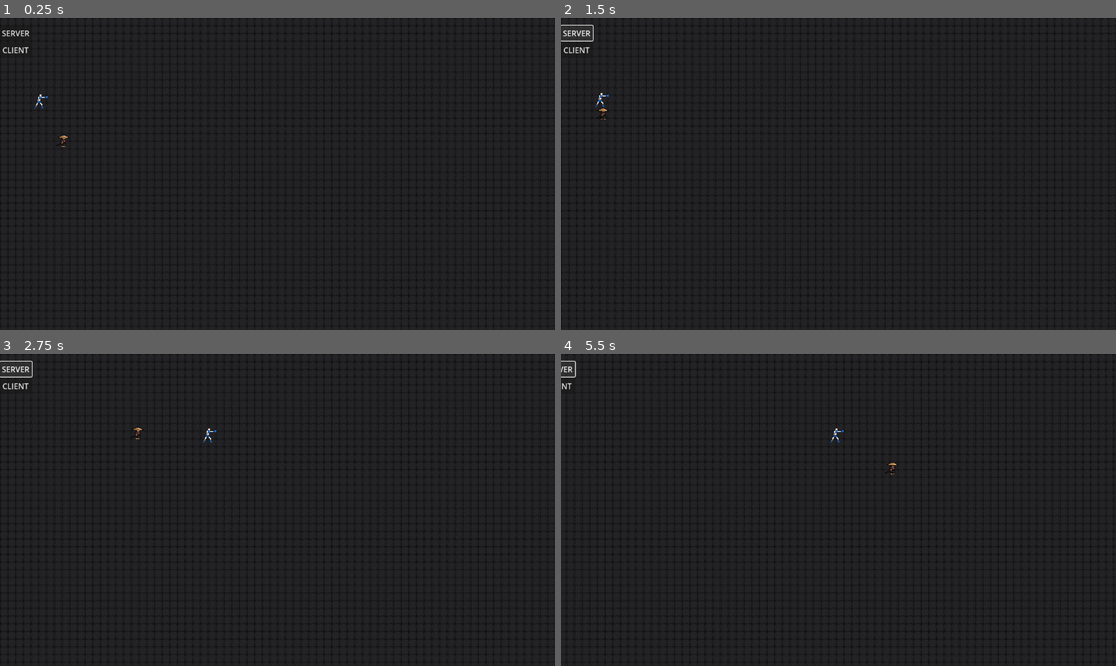
Above: before the commit, frames 1-4 (two rows, left to right).
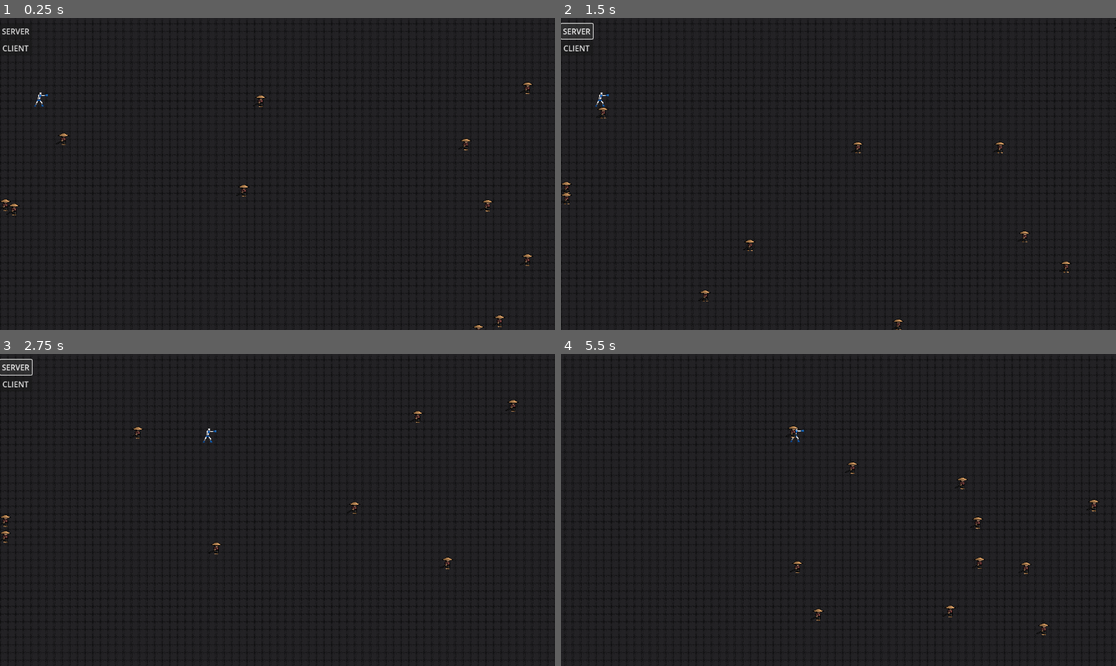
Above: after the commit, the same moments.

Repository: ARITRA69/call-of-responsibility
Game: Godot game, scene res://scenes/game.tscn
Two runs of this game, one before a commit and one after it. Both use one fixed random seed, a clock stepped at 60 frames per second and the inputs below.
Inputs:
- Up to frame 1 (0.25 s): no input
- Up to frame 2 (1.5 s): click "CLIENT" at 0.5 s; click "SERVER" at 1.25 s
- Up to frame 3 (2.75 s): hold D (move_right) from 2.03 s (still down)
- Up to frame 4 (5.5 s): release D (move_right) at 2.78 s; hold S (move_down) 2.78-3.53 s; hold D (move_right) 3.53-4.28 s; hold W (move_up) 4.28-5.03 s; hold A (move_left) from 5.03 s (still down)

The runs differ from the first frame. In frame 1, 0.5% of the frame differs, in the area x 0-96%, y 3-100%; in frame 2, 0.5%, in the area x 0-100%, y 0-100%; in frame 3, 0.4%; in frame 4, 0.5%.

Commit message:
feat: add feature to follow , die and limit number of npc to follwo the player

Diff:
--- a/project.godot
+++ b/project.godot
@@ -18,10 +18,15 @@
 [autoload]
 
 NetworkHandler="*res://scripts/network_handler.gd"
+GlobalStateManager="*res://scripts/global_state_manager.gd"
 
 [dotnet]
 
 project/assembly_name="call-of-responsibility"
+
+[editor]
+
+version_control/autoload_on_startup=true
 
 [input]
 
--- a/scenes/game.tscn
+++ b/scenes/game.tscn
@@ -1,8 +1,10 @@
-[gd_scene load_steps=12 format=4 uid="uid://j12y3hqbxqt2"]
+[gd_scene load_steps=14 format=4 uid="uid://j12y3hqbxqt2"]
 
 [ext_resource type="Texture2D" uid="uid://0gnttb6i1nqf" path="res://assets/Floor tiles-Sheet.png" id="1_lbhrr"]
+[ext_resource type="Script" uid="uid://7vg7o07k68b5" path="res://scripts/game.gd" id="1_p57ef"]
 [ext_resource type="PackedScene" uid="uid://dk6n8hpcq8wfb" path="res://scenes/multiplayer_ui.tscn" id="1_yqjtg"]
 [ext_resource type="Script" uid="uid://cbo1p6rt07pww" path="res://scripts/multiplayer_spawner.gd" id="2_lnu2h"]
+[ext_resource type="Script" uid="uid://u8pp8mij7c5e" path="res://scripts/global_state_manager.gd" id="2_u5sy4"]
 [ext_resource type="PackedScene" uid="uid://deqaycnjepao1" path="res://scenes/player.tscn" id="3_lnu2h"]
 [ext_resource type="PackedScene" uid="uid://bxne8pbflgujx" path="res://scenes/npc.tscn" id="5_iywne"]
 
@@ -39,6 +41,10 @@
 b = Vector2(0, 0)
 
 [node name="Game" type="Node2D"]
+script = ExtResource("1_p57ef")
+
+[node name="GlobalStateManager" type="Node" parent="."]
+script = ExtResource("2_u5sy4")
 
 [node name="TileMapLayer" type="TileMapLayer" parent="."]
 tile_map_data = PackedByteArray("AAAAAAAAAAAAAAAAAAAAAAEAAAAAAAAAAAAAAAIAAAAAAAAAAAAAAAMAAAAAAAAAAAAAAAQAAAAAAAAAAAAAAA …(87280 unchanged characters)…
@@ -56,10 +62,18 @@
 position = Vector2(88, 146)
 motion_mode = 1
 
+[node name="Camera2D2" type="Camera2D" parent="Player"]
+limit_left = 0
+limit_top = -12
+limit_right = 1464
+limit_bottom = 956
+position_smoothing_enabled = true
+
 [node name="NPC" parent="." instance=ExtResource("5_iywne")]
 position = Vector2(181, 208)
 
 [node name="StaticBody2D" type="StaticBody2D" parent="."]
+collision_layer = 3
 
 [node name="RightWall" type="CollisionShape2D" parent="StaticBody2D"]
 position = Vector2(1456, -16)
--- a/scenes/npc.tscn
+++ b/scenes/npc.tscn
@@ -139,6 +139,7 @@
 autoplay = "Idle side"
 
 [node name="CollisionShape2D" type="CollisionShape2D" parent="."]
+visibility_layer = 3
 position = Vector2(1, 0)
 shape = SubResource("CapsuleShape2D_xxcha")
 
--- a/scenes/player.tscn
+++ b/scenes/player.tscn
@@ -76,6 +76,7 @@
 properties/0/replication_mode = 1
 
 [node name="Player" type="CharacterBody2D"]
+collision_mask = 2
 script = ExtResource("1_g2els")
 
 [node name="BodyCollision" type="CollisionShape2D" parent="."]
@@ -100,9 +101,3 @@
 
 [node name="MultiplayerSynchronizer" type="MultiplayerSynchronizer" parent="."]
 replication_config = SubResource("SceneReplicationConfig_3vyb7")
-
-[node name="Camera2D" type="Camera2D" parent="."]
-limit_left = 0
-limit_top = -16
-limit_right = 1464
-limit_bottom = 952
--- /dev/null
+++ b/scripts/game.gd
@@ -0,0 +1,38 @@
+extends Node2D
+
+@onready var tilemap: TileMapLayer = $TileMapLayer
+const npc_scene = preload("uid://bxne8pbflgujx")
+
+func _ready():
+	spawn_initial_npcs()
+
+func spawn_initial_npcs():
+	while GlobalStateManager.total_npcs < GlobalStateManager.MAX_NPC:
+		spawn_npc()
+
+func spawn_npc(player_id: Variant = null):
+	if GlobalStateManager.total_npcs >= GlobalStateManager.MAX_NPC:
+		return
+
+	var npc = npc_scene.instantiate()
+
+	var used_rect = tilemap.get_used_rect()
+	var world_min = tilemap.map_to_local(used_rect.position)
+	var world_max = tilemap.map_to_local(used_rect.position + used_rect.size)
+
+	var random_pos = Vector2(
+		randf_range(world_min.x, world_max.x),
+		randf_range(world_min.y, world_max.y)
+	)
+
+	npc.position = random_pos
+	add_child(npc)
+
+	GlobalStateManager.register_npc(npc, player_id)
+	npc.connect("died", Callable(self, "_on_npc_died"))
+
+func _on_npc_died():
+	GlobalStateManager.unregister_npc(null)
+
+	if GlobalStateManager.total_npcs < GlobalStateManager.MAX_NPC:
+		spawn_npc()
--- /dev/null
+++ b/scripts/global_state_manager.gd
@@ -0,0 +1,40 @@
+extends Node
+
+const MAX_NPC = 20
+const MAX_NPC_PER_PLAYER = 5
+
+var total_npcs := 0
+var npcs_per_player := {}  # Dictionary: {player_id: [npc1, npc2, ...]}
+
+signal npc_count_changed(total)
+signal player_npc_count_changed(player_id, count)
+
+# Called whesdn an NPC is spawned
+func register_npc(npc: Node, player_id : Variant= null):
+	total_npcs += 1
+	emit_signal("npc_count_changed", total_npcs)
+
+	if player_id != null:
+		if not npcs_per_player.has(player_id):
+			npcs_per_player[player_id] = []
+		npcs_per_player[player_id].append(npc)
+		emit_signal("player_npc_count_changed", player_id, npcs_per_player[player_id].size())
+
+# Called when an NPC dies
+func unregister_npc(npc: Node):
+	for player_id in npcs_per_player.keys():
+		npcs_per_player[player_id].erase(npc)
+		emit_signal("player_npc_count_changed", player_id, npcs_per_player[player_id].size())
+
+	total_npcs = max(total_npcs - 1, 0)
+	emit_signal("npc_count_changed", total_npcs)
+
+# When a player dies, free all their NPCs
+func free_player_npcs(player_id: int):
+	if not npcs_per_player.has(player_id):
+		return
+	for npc in npcs_per_player[player_id]:
+		if is_instance_valid(npc):
+			npc.die()
+	npcs_per_player[player_id].clear()
+	emit_signal("player_npc_count_changed", player_id, 0)
--- a/scripts/npc.gd
+++ b/scripts/npc.gd
@@ -1,34 +1,34 @@
 extends CharacterBody2D
 
 const SPEED = 300.0
-const MOVE_DISTANCE = 50.0 # Change direction after moving this distance
+const MOVE_DISTANCE = 50.0
 
 var direction: Vector2 = Vector2.ZERO
 var start_position: Vector2
 
 @onready var add_area: Area2D = $AddArea
 
+signal died
+
 var player: Node2D = null
+var player_id: int = -1
 var is_following = false
 
 func _ready():
 	randomize()
 	_change_direction()
 	start_position = global_position
-	add_area.body_entered.connect(_on_add_area_body_entered)  # ✅ Correct Godot 4 syntax
+	add_area.body_entered.connect(_on_add_area_body_entered)
 
 func _physics_process(delta: float) -> void:
 	if is_following and player:
-		# Follow player
 		var dir_to_player = (player.global_position - global_position)
-		if dir_to_player.length() > 30: # stop close to player
+		if dir_to_player.length() > 30:
 			velocity = dir_to_player.normalized() * SPEED
 		else:
 			velocity = Vector2.ZERO
 	else:
-		# Random wandering
 		velocity = direction * SPEED
-
 		var distance_traveled = global_position.distance_to(start_position)
 		if distance_traveled >= MOVE_DISTANCE:
 			_change_direction()
@@ -37,10 +37,20 @@
 	move_and_slide()
 
 func _change_direction():
-	var angle = randf() * TAU  # TAU = 2 * PI
+	var angle = randf() * TAU
 	direction = Vector2(cos(angle), sin(angle)).normalized()
 
 func _on_add_area_body_entered(body: Node2D) -> void:
 	if body.name == "Player":
+		if GlobalStateManager.npcs_per_player.has(body.name.to_int()) and \
+		GlobalStateManager.npcs_per_player[body.name.to_int()].size() >= GlobalStateManager.MAX_NPC_PER_PLAYER:
+			return
 		player = body
+		player_id = body.name.to_int()
 		is_following = true
+		GlobalStateManager.register_npc(self, player_id)
+
+func die():
+	GlobalStateManager.unregister_npc(self)
+	emit_signal("died")
+	queue_free()
Not shown, added: scripts/game.gd.uid
Not shown, added: scripts/global_state_manager.gd.uid
